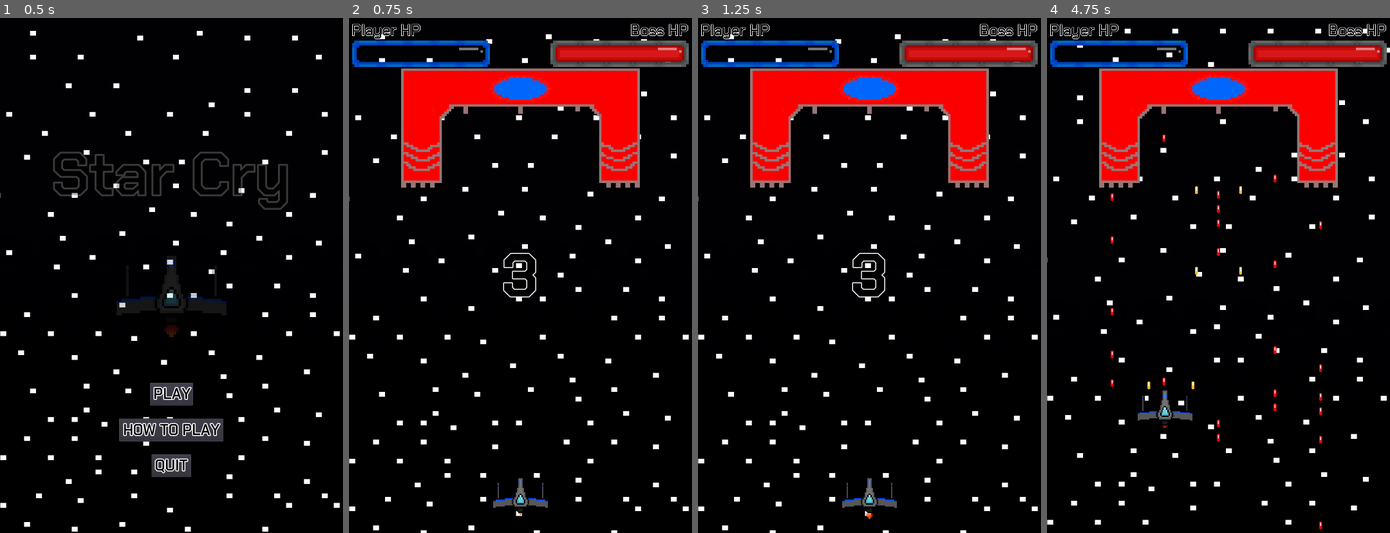
Above: before the commit, frames 1-4 (left to right).
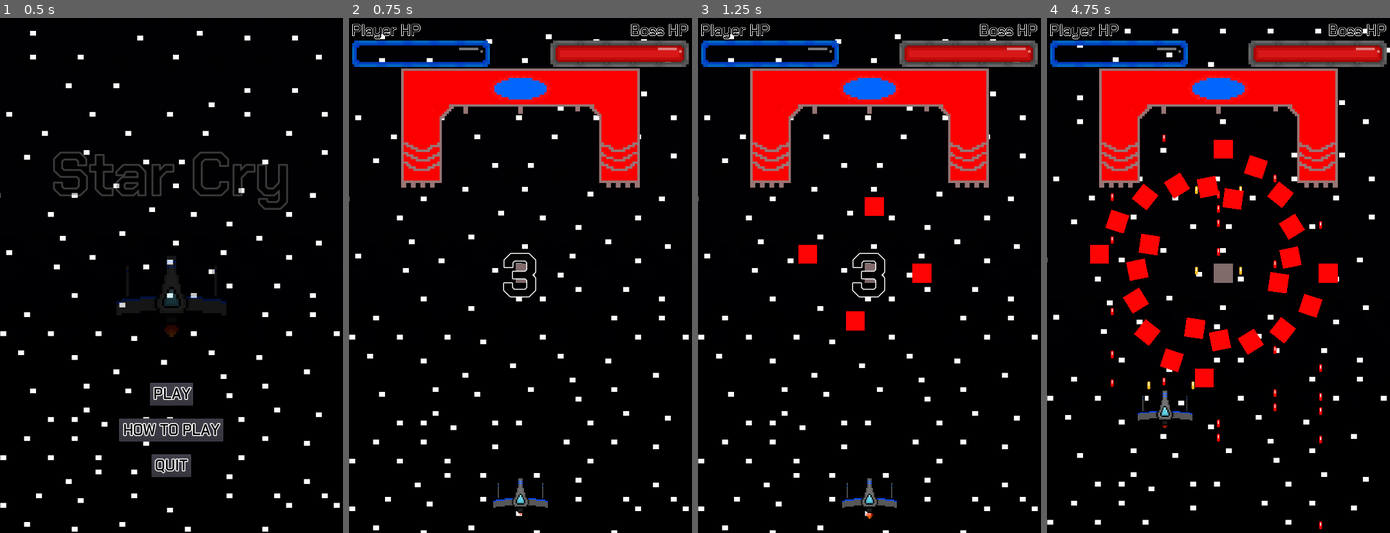
Above: after the commit, the same moments.

Repository: Cecilist/Final-BossFightBulletShooter
Game: Godot game, scene res://src/Menu/MainMenu.tscn
The game is run twice, just before and just after one commit, with the same random seed, the same clock (stepped at 60 frames per second) and the same inputs.
Inputs:
- Up to frame 1 (0.5 s): no input
- Up to frame 2 (0.75 s): click "PLAY" at 0.5 s
- Up to frame 3 (1.25 s): no input
- Up to frame 4 (4.75 s): tap Enter (play_game) at 1.25, 2.1, 3.5 s; hold D (move_right) 1.28-2.03 s; hold Space (shoot) 1.28-2.03 s; hold S (move_down) 2.03-2.78 s; tap Space (shoot) at 2.3, 3.8 s; hold D (move_right) 2.78-3.53 s; hold Space (shoot) 2.78-3.53 s; hold W (move_up) 3.53-4.28 s; tap Tab (to_next_screen) at 3.6 s; hold A (move_left) from 4.28 s (still down); hold Space (shoot) from 4.28 s (still down)

Frame 1 is identical in both runs. In frame 2, less than 0.1% of the frame differs, in the area x 48-55%, y 47-52%; in frame 3, 0.9%; in frame 4, 5.1%, in the area x 12-85%, y 23-72%.

Commit message:
Added skeleton of idea for a traditional spinning cannon bulletpattern. Adjusted boss hit detection and player bullets so that things in player group will hurt boss

Diff:
--- /dev/null
+++ b/project/CannonSpinner.gd
@@ -0,0 +1,41 @@
+extends KinematicBody2D
+
+var _bullet = preload("res://src/Boss/SpinnerBullets.tscn")
+onready var _shoot_timer = $Timer
+onready var rotater = $Rotater
+
+#var is_paused = get_parent().game_paused
+export var _rotation_speed = 100
+export var _shoot_time = 0.2
+export var _cannons_count = 4
+export var _radius = 100
+
+
+func _ready():
+	var step = 2 * PI / _cannons_count
+
+	for i in range(_cannons_count):
+		var cannon = Node2D.new()
+		var pos = Vector2(_radius, 0).rotated(step * i)
+		cannon.position = pos
+		cannon.rotation = pos.angle()
+		rotater.add_child(cannon)
+
+	_shoot_timer.wait_time = _shoot_time
+	_shoot_timer.start()
+
+
+func _process(delta: float) -> void:
+	if get_parent().boss_paused == false:
+		var new_rotation = rotater.rotation_degrees + _rotation_speed * delta
+		rotater.rotation_degrees = fmod(new_rotation, 360)
+	#else:
+		#is_paused = true
+
+
+func _on_Timer_timeout() -> void:
+		for i in rotater.get_children():
+			var bullet = _bullet.instance()
+			get_tree().root.add_child(bullet)
+			bullet.position = i.global_position
+			bullet.rotation = i.global_rotation
--- /dev/null
+++ b/project/CannonSpinner.tscn
@@ -0,0 +1,27 @@
+[gd_scene load_steps=3 format=2]
+
+[ext_resource path="res://CannonSpinner.gd" type="Script" id=1]
+
+[sub_resource type="RectangleShape2D" id=1]
+extents = Vector2( 20.1688, 19.2364 )
+
+[node name="CannonSpinner" type="KinematicBody2D"]
+script = ExtResource( 1 )
+
+[node name="ColorRect" type="ColorRect" parent="."]
+margin_right = 40.0
+margin_bottom = 40.0
+color = Color( 0.501961, 0.415686, 0.415686, 1 )
+__meta__ = {
+"_edit_use_anchors_": false
+}
+
+[node name="CollisionShape2D" type="CollisionShape2D" parent="."]
+position = Vector2( 19.0818, 19.6431 )
+shape = SubResource( 1 )
+
+[node name="Timer" type="Timer" parent="."]
+
+[node name="Rotater" type="Node2D" parent="."]
+
+[connection signal="timeout" from="Timer" to="." method="_on_Timer_timeout"]
--- a/project/src/Boss/Boss.gd
+++ b/project/src/Boss/Boss.gd
@@ -62,8 +62,10 @@
 # Lowers the boss's health if they are hit
 #  and removes the bullets that hit them
 func _on_Area2D_area_entered(area):
+	if area.is_in_group("Player"):
 		area.queue_free()
 		boss_health -= 10
+		print(boss_health)
 
 
 # Allows the boss to shoot again
--- /dev/null
+++ b/project/src/Boss/SpinnerBullets.gd
@@ -0,0 +1,7 @@
+extends Area2D
+
+var _speed = 100
+
+func _process(delta):
+	#if get_parent().is_paused == false:
+	position += transform.x * _speed * delta
--- /dev/null
+++ b/project/src/Boss/SpinnerBullets.tscn
@@ -0,0 +1,21 @@
+[gd_scene load_steps=3 format=2]
+
+[ext_resource path="res://src/Boss/SpinnerBullets.gd" type="Script" id=1]
+
+[sub_resource type="RectangleShape2D" id=1]
+extents = Vector2( 19.6075, 19.2364 )
+
+[node name="SpinnerBullets" type="Area2D"]
+script = ExtResource( 1 )
+
+[node name="ColorRect" type="ColorRect" parent="."]
+margin_right = 40.0
+margin_bottom = 40.0
+color = Color( 1, 0.0156863, 0.0156863, 1 )
+__meta__ = {
+"_edit_use_anchors_": false
+}
+
+[node name="CollisionShape2D" type="CollisionShape2D" parent="."]
+position = Vector2( 20.2043, 20.7655 )
+shape = SubResource( 1 )
--- a/project/src/Level/Level.tscn
+++ b/project/src/Level/Level.tscn
@@ -6,6 +6,7 @@
 [ext_resource path="res://assets/fonts/Chakra_Petch/ChakraPetch-SemiBold.ttf" type="DynamicFontData" id=4]
 [ext_resource path="res://src/Level/Level.gd" type="Script" id=5]
 [ext_resource path="res://src/HUD/HUD.tscn" type="PackedScene" id=6]
+[ext_resource path="res://CannonSpinner.tscn" type="PackedScene" id=7]
 
 [sub_resource type="SegmentShape2D" id=1]
 a = Vector2( 0, -126.227 )
@@ -86,10 +87,11 @@
 position = Vector2( 360, 1000 )
 scale = Vector2( 0.25, 0.25 )
 
-[node name="Boss" parent="." groups=[
-"hazard",
-] instance=ExtResource( 2 )]
+[node name="Boss" parent="." instance=ExtResource( 2 )]
 position = Vector2( 360, 225.907 )
+
+[node name="CannonSpinner" parent="Boss" instance=ExtResource( 7 )]
+position = Vector2( -9.64163, 289.275 )
 
 [node name="LevelBorders" type="StaticBody2D" parent="."]
 
--- a/project/src/Player/Player.gd
+++ b/project/src/Player/Player.gd
@@ -61,6 +61,8 @@
 func shoot():
 	var bulletL = load("res://src/Player/PlayerBullet.tscn").instance()
 	var bulletR = load("res://src/Player/PlayerBullet.tscn").instance()
+	bulletL.add_to_group("Player")
+	bulletR.add_to_group("Player")
 	get_node("/root/Level").add_child(bulletL)
 	bulletL.global_position = $LeftCannon.global_position
 	get_node("/root/Level").add_child(bulletR)
Not shown: 1 places in project/src/Level/Level.tscn that only renumber resources
